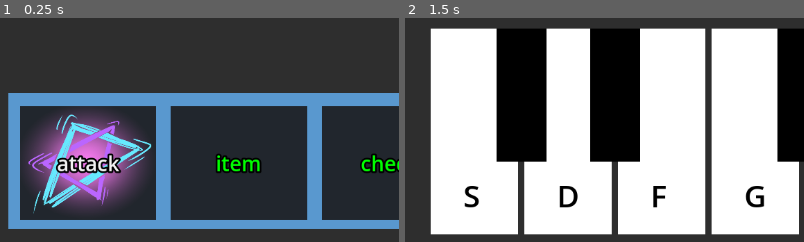
Above: before the commit, frames 1-2 (left to right).
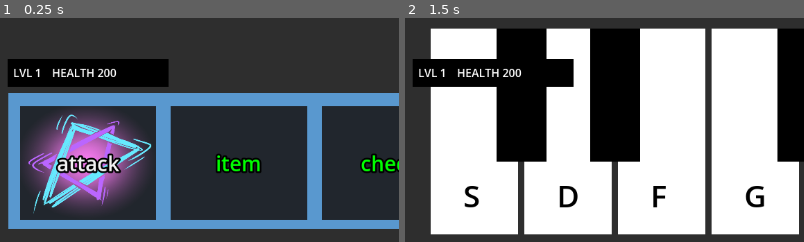
Above: after the commit, the same moments.

Repository: lazarusgates/my-test-game
Game: Godot game, scene res://scene files/battle/battle_screen.tscn
Same seed, same stepped clock (60 frames per second), same inputs: the game is played once before the commit and once after it. The project has no main scene, so this scene is started directly.
Inputs:
- Up to frame 1 (0.25 s): no input
- Up to frame 2 (1.5 s): click "attack" at 0.5 s; tap Enter (interact) at 1.25 s; hold W (move_up) from 1.28 s (still down); tap J (A) at 1.35 s
The pictures show only the part of the screen within x 1-51%, y 50-100%; the shares and areas given below are measured in that part.

The runs differ from the first frame. In frame 1, 5.0% of the frame differs, in the area x 2-43%, y 18-31%; in frame 2, 3.6%.

Commit message:
begin enemy and damage implementation
added a base enemy for testing, a battle manager for spawning enemies and transferring damage between enemies and player, and a global object for saving player stats

Diff:
--- /dev/null
+++ b/test_combined/battle_manager.gd
@@ -0,0 +1,15 @@
+extends Node2D
+
+var enemy_drone_scene = preload("res://enemies/enemy_drone.tscn")
+
+var num_enemies
+var enemies = []
+var turns
+
+func _ready():
+	num_enemies = randi_range(1, 3)
+	for i in range(1, num_enemies):
+		enemies[i] = enemy_drone_scene.instantiate()
+		enemies[i].set_enemy("rock", 1)
+		enemies[i].global_position.y = 200
+		enemies[i].global_position.x = i*300
--- /dev/null
+++ b/test_combined/enemies/enemy_drone.gd
@@ -0,0 +1,70 @@
+extends Node2D
+
+var genre_type
+var level
+var strong_against
+var weak_to
+
+#stats
+var attack: int = 40
+var health: int = 75
+var defense: int = 2
+var speed: int = 30
+
+
+func set_enemy(type: String, enemy_level: int):
+	genre_type = type
+	match genre_type:
+		"pop":
+			strong_against = "punk"
+			weak_to = "noise"
+		"punk":
+			strong_against = "rock"
+			weak_to = "pop"
+		"rock":
+			strong_against = "alt"
+			weak_to = "punk"
+		"alt":
+			strong_against = "noise"
+			weak_to = "rock"
+		"noise":
+			strong_against = "pop"
+			weak_to = "alt"
+
+
+	$Sprite2D.texture = load("res://enemies/sprites/drone/" + type + ".png")
+	$enemy_name.text = type + " Drone"
+
+	level = enemy_level
+	$enemy_level.text = level
+
+	health = health * level
+	$enemy_health.text = health
+
+	attack = attack * level
+
+func take_damage(type, damage_taken):
+	var defended_damage = damage_taken - (damage_taken * (defense/200))
+	if type == strong_against:
+		health -= defended_damage * 0.5
+	elif type == weak_to:
+		health -= defended_damage * 2
+	else:
+		health -= defended_damage
+
+	if health <= 0:
+		die()
+	else:
+		$enemy_health.text = health
+
+func deal_damage(turn, player_health):
+	var damage_variation = randi_range(-20, 20)
+	return(attack + damage_variation)
+
+func return_speed():
+	return(speed * level)
+
+func die():
+	print("here is where i would send exp and money")
+	print("but i'm not doing that yet")
+	queue_free()
--- /dev/null
+++ b/test_combined/enemies/enemy_drone.tscn
@@ -0,0 +1,35 @@
+[gd_scene load_steps=3 format=3 uid="uid://8vlpeb7xfg01"]
+
+[ext_resource type="Script" uid="uid://dls8fmsmx1q5i" path="res://enemies/enemy_drone.gd" id="1_pqr5u"]
+[ext_resource type="Texture2D" uid="uid://3tfofqfsqlq4" path="res://enemies/sprites/drone/rock.png" id="2_vb0qu"]
+
+[node name="EnemyDrone" type="Node2D"]
+script = ExtResource("1_pqr5u")
+
+[node name="Sprite2D" type="Sprite2D" parent="."]
+scale = Vector2(0.5, 0.5)
+texture = ExtResource("2_vb0qu")
+
+[node name="enemy_name" type="Label" parent="."]
+offset_left = -56.0
+offset_top = -168.0
+offset_right = 56.0
+offset_bottom = -144.0
+horizontal_alignment = 1
+vertical_alignment = 1
+
+[node name="enemy_level" type="Label" parent="."]
+offset_left = -56.0
+offset_top = -128.0
+offset_right = -24.0
+offset_bottom = -104.0
+horizontal_alignment = 1
+vertical_alignment = 1
+
+[node name="enemy_health" type="Label" parent="."]
+offset_left = -16.0
+offset_top = -128.0
+offset_right = 56.0
+offset_bottom = -104.0
+horizontal_alignment = 1
+vertical_alignment = 1
--- /dev/null
+++ b/test_combined/player_stats_manager.gd
@@ -0,0 +1,44 @@
+extends Node2D
+
+var base_health = 200
+var base_defense = 5
+var base_speed = 20
+
+var player_health
+var player_level
+var player_defense
+var player_speed
+
+var money
+var exp
+
+#this function should only be run once per save
+func game_start():
+	player_health = 200
+	player_level = 1
+	player_defense = 5
+	player_speed = 20
+
+	money = 0
+	exp = 0
+
+func add_exp(earned_exp: int):
+	exp += earned_exp
+	if exp >= 1000 * player_level:
+		level_up()
+		exp = 0
+
+func level_up():
+	player_level += 1
+	player_health = player_level * base_health
+	player_speed = player_level * base_speed
+	player_defense = player_level * base_defense
+
+func take_damage(damage: int):
+	player_health -= damage - (damage * (player_defense/200))
+	return(player_health)
+	if player_health <= 0:
+		die()
+
+func die():
+	print("bro you lost the game")
--- /dev/null
+++ b/test_combined/player_stats_manager.tscn
@@ -0,0 +1,6 @@
+[gd_scene load_steps=2 format=3 uid="uid://bj6f2ravd631h"]
+
+[ext_resource type="Script" uid="uid://c21xk52voi3l6" path="res://player_stats_manager.gd" id="1_vektx"]
+
+[node name="PlayerStatsManager" type="Node2D"]
+script = ExtResource("1_vektx")
--- a/test_combined/project.godot
+++ b/test_combined/project.godot
@@ -16,6 +16,7 @@
 [autoload]
 
 InterManager="*res://scripts/overworld/inter_manager.tscn"
+PlayerStatsManager="*res://player_stats_manager.tscn"
 
 [input]
 
--- /dev/null
+++ b/test_combined/scene files/battle/battle_manager.tscn
@@ -0,0 +1,6 @@
+[gd_scene load_steps=2 format=3 uid="uid://c51e1jcaefl5h"]
+
+[ext_resource type="Script" uid="uid://stparbbli3mx" path="res://battle_manager.gd" id="1_bgnos"]
+
+[node name="battle_manager" type="Node2D"]
+script = ExtResource("1_bgnos")
--- a/test_combined/scene files/battle/battle_screen.tscn
+++ b/test_combined/scene files/battle/battle_screen.tscn
@@ -20,3 +20,35 @@
 
 [node name="battle menu" parent="." instance=ExtResource("1_duuuk")]
 layout_mode = 1
+
+[node name="player" type="Control" parent="."]
+anchors_preset = 0
+offset_left = 24.0
+offset_top = 384.0
+offset_right = 256.0
+offset_bottom = 424.0
+
+[node name="ColorRect" type="ColorRect" parent="player"]
+layout_mode = 1
+anchors_preset = 15
+anchor_right = 1.0
+anchor_bottom = 1.0
+grow_horizontal = 2
+grow_vertical = 2
+color = Color(0, 0, 0, 1)
+
+[node name="level_label" type="Label" parent="player"]
+layout_mode = 0
+offset_left = 8.0
+offset_top = 8.0
+offset_right = 56.0
+offset_bottom = 31.0
+text = "LVL 1"
+
+[node name="health_label" type="Label" parent="player"]
+layout_mode = 0
+offset_left = 64.0
+offset_top = 8.0
+offset_right = 224.0
+offset_bottom = 31.0
+text = "HEALTH 200"
Not shown, added: test_combined/battle_manager.gd.uid
Not shown, added: test_combined/enemies/enemy_drone.gd.uid
Binary file added: test_combined/enemies/sprites/drone/rock.png
Not shown, added: test_combined/enemies/sprites/drone/rock.png.import
Not shown, added: test_combined/key.gd.uid
Not shown: 1 places in test_combined/key.tscn that only renumber resources
Not shown, added: test_combined/player_stats_manager.gd.uid
